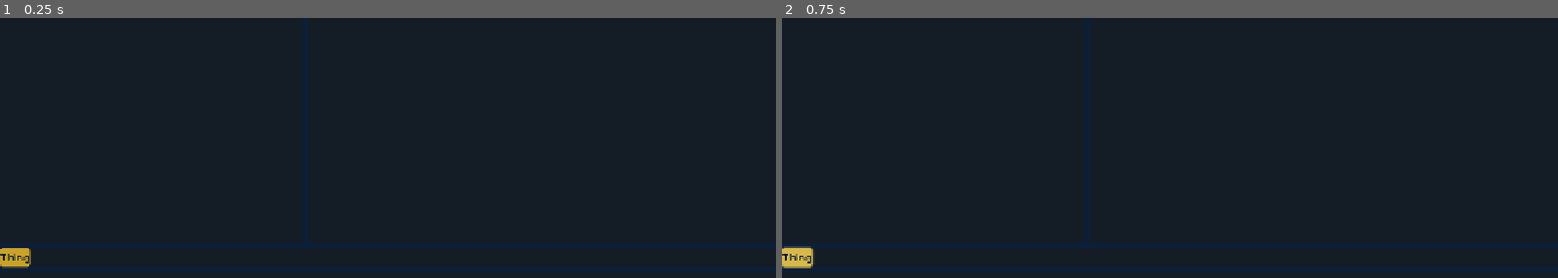
Above: before the commit, frames 1-2 (left to right).
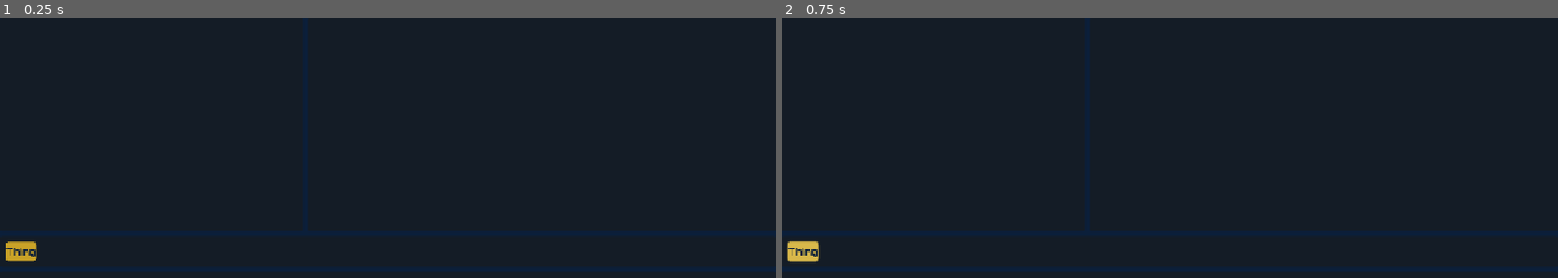
Above: after the commit, the same moments.

Repository: jollyroger182/clocked-in
Game: Godot game, scene res://scenes/level_editor/level_editor.tscn
Two runs of this game, one before a commit and one after it. Both use one fixed random seed, a clock stepped at 60 frames per second and the inputs below. This scene is started directly instead of the project's main scene.
Inputs:
- Up to frame 1 (0.25 s): no input
- Up to frame 2 (0.75 s): click "Thing" at 0.5 s

The runs differ from the first frame. In frame 1, 0.4% of the frame differs, in the area x 0-5%, y 85-97%; in frame 2, 0.4%.

Commit message:
work on the game

Diff:
--- /dev/null
+++ b/components/conductor.gd
@@ -0,0 +1,53 @@
+extends AudioStreamPlayer
+class_name Conductor
+
+@export var audio: AudioStream:
+	set(value):
+		audio = value
+		stream = value
+		audio_updated.emit(value)
+
+@export var bpm: float = 120.0
+@export var offset: float = 0.0
+@export var beats_per_bar: int = 4
+
+signal audio_updated(audio: AudioStream)
+
+signal beat(beat_count: int)
+
+var position: float = 0.0
+var beat_count: int = 0
+
+var bar := 0
+var bar_beat := 0
+
+var _last_beat_position: float = 0.0
+
+
+func pause():
+	if playing:
+		stream_paused = true
+
+
+func unpause():
+	if stream_paused:
+		stream_paused = false
+	elif not playing:
+		play()
+		_last_beat_position = offset - 60 / bpm
+		beat_count = 0
+		bar = 1
+		bar_beat = 0
+
+
+func _process(_delta: float) -> void:
+	position = get_playback_position()
+	var next_beat = _last_beat_position + 60 / bpm
+	if position >= next_beat:
+		_last_beat_position += 60 / bpm
+		beat_count += 1
+		bar_beat += 1
+		if bar_beat > beats_per_bar:
+			bar += 1
+			bar_beat = 1
+		beat.emit(beat_count)
--- /dev/null
+++ b/components/game_player/clock.gd
@@ -0,0 +1,15 @@
+extends Node2D
+
+
+# Called when the node enters the scene tree for the first time.
+func _ready() -> void:
+	pass # Replace with function body.
+
+
+func _draw() -> void:
+	pass
+
+
+# Called every frame. 'delta' is the elapsed time since the previous frame.
+func _process(delta: float) -> void:
+	pass
--- /dev/null
+++ b/components/game_player/game_player.gd
@@ -0,0 +1,27 @@
+extends Node2D
+class_name GamePlayer
+
+@export var event_source: EventSource
+@export var audio: AudioStream:
+	set(value):
+		audio = value
+		if conductor:
+			conductor.audio = value
+
+@onready var clock := $Clock
+@onready var hands := $Clock/Hands
+@onready var conductor: Conductor = $Conductor
+
+
+func _ready() -> void:
+	conductor.audio = audio
+	hands.set_event_source(event_source)
+	event_source.event.connect(print)
+
+
+func _process(_delta: float) -> void:
+	pass
+
+
+func play() -> void:
+	conductor.unpause()
--- /dev/null
+++ b/components/game_player/game_player.tscn
@@ -0,0 +1,19 @@
+[gd_scene format=3 uid="uid://ceo2bnbuv0esq"]
+
+[ext_resource type="Script" uid="uid://cnvb1c4pqlegp" path="res://components/game_player/game_player.gd" id="1_0ebuy"]
+[ext_resource type="Script" uid="uid://chmdpafvgbv8j" path="res://components/game_player/clock.gd" id="1_8tr8g"]
+[ext_resource type="Script" uid="uid://fk18melmubay" path="res://components/conductor.gd" id="2_1j3en"]
+[ext_resource type="Script" uid="uid://yyc6n7qw0h73" path="res://components/game_player/hands.gd" id="2_kewex"]
+
+[node name="GamePlayer" type="Node2D" unique_id=144519773]
+script = ExtResource("1_0ebuy")
+
+[node name="Clock" type="Node2D" parent="." unique_id=545050111]
+script = ExtResource("1_8tr8g")
+
+[node name="Hands" type="Node2D" parent="Clock" unique_id=1716259007]
+script = ExtResource("2_kewex")
+
+[node name="Conductor" type="AudioStreamPlayer" parent="." unique_id=1331506053]
+script = ExtResource("2_1j3en")
+metadata/_custom_type_script = "uid://fk18melmubay"
--- /dev/null
+++ b/components/game_player/hands.gd
@@ -0,0 +1,23 @@
+extends Node2D
+
+@export var event_source: EventSource
+
+
+# Called when the node enters the scene tree for the first time.
+func _ready() -> void:
+	if event_source:
+		set_event_source(event_source)
+
+
+func set_event_source(source: EventSource) -> void:
+	event_source = source
+	event_source.add_hand.connect(_on_add_hand)
+
+
+func _on_add_hand(data: Dictionary) -> void:
+	print("hand add ", data)
+
+
+# Called every frame. 'delta' is the elapsed time since the previous frame.
+func _process(delta: float) -> void:
+	pass
--- /dev/null
+++ b/interfaces/event_source.gd
@@ -0,0 +1,16 @@
+extends Node
+class_name EventSource
+
+signal event(data: Dictionary)
+
+signal set_background(data: Dictionary)
+signal add_hand(data: Dictionary)
+signal set_props(data: Dictionary)
+
+
+func _init() -> void:
+	event.connect(_emit_event)
+
+
+func _emit_event(data: Dictionary):
+	emit_signal(data["type"], data)
--- a/project.godot
+++ b/project.godot
@@ -8,11 +8,15 @@
 
 config_version=5
 
+[animation]
+
+compatibility/default_parent_skeleton_in_mesh_instance_3d=true
+
 [application]
 
 config/name="Clocked In"
 run/main_scene="uid://crkho5yl8tcna"
-config/features=PackedStringArray("4.5", "Forward Plus")
+config/features=PackedStringArray("4.6", "Forward Plus")
 config/icon="res://icon.svg"
 
 [autoload]
--- /dev/null
+++ b/scenes/game/event_source.gd
@@ -0,0 +1,26 @@
+extends EventSource
+class_name GameEventSource
+
+@export var player: GamePlayer
+
+@export var events: Array = []
+
+@onready var conductor := player.conductor
+
+
+func set_events(new_events: Array):
+	events = new_events.duplicate()
+
+
+func _process(_delta: float) -> void:
+	var to_delete = 0
+	for evt in events:
+		var bar = evt["bar"]
+		if conductor.bar < bar:
+			break
+		if conductor.bar == bar and conductor.bar_beat < evt.get("beat", 1):
+			break
+		event.emit(evt)
+		to_delete += 1
+	if to_delete:
+		events = events.slice(to_delete)
--- /dev/null
+++ b/scenes/game/game.gd
@@ -0,0 +1,22 @@
+extends Node2D
+
+@export var event_source: GameEventSource
+@export var player: GamePlayer
+
+var level: Dictionary
+var audio: AudioStream
+
+
+# Called when the node enters the scene tree for the first time.
+func _ready() -> void:
+	level = JSON.parse_string(FileAccess.get_file_as_string("user://level/level.json"))
+	audio = AudioStreamWAV.load_from_file("user://level/music.wav")
+
+	event_source.set_events(level["events"])
+	player.audio = audio
+	player.play()
+
+
+# Called every frame. 'delta' is the elapsed time since the previous frame.
+func _process(_delta: float) -> void:
+	pass
--- /dev/null
+++ b/scenes/game/game.tscn
@@ -0,0 +1,19 @@
+[gd_scene format=3 uid="uid://dvi7xvvj5ohae"]
+
+[ext_resource type="Script" uid="uid://cu0mnqcbu6w4l" path="res://scenes/game/game.gd" id="1_7h61r"]
+[ext_resource type="PackedScene" uid="uid://ceo2bnbuv0esq" path="res://components/game_player/game_player.tscn" id="1_sul5r"]
+[ext_resource type="Script" uid="uid://83hx1sadttqh" path="res://scenes/game/event_source.gd" id="3_0sr1o"]
+
+[node name="Game" type="Node2D" unique_id=389039367 node_paths=PackedStringArray("event_source", "player")]
+script = ExtResource("1_7h61r")
+event_source = NodePath("EventSource")
+player = NodePath("GamePlayer")
+
+[node name="GamePlayer" parent="." unique_id=144519773 node_paths=PackedStringArray("event_source") instance=ExtResource("1_sul5r")]
+position = Vector2(640, 360)
+event_source = NodePath("../EventSource")
+
+[node name="EventSource" type="Node" parent="." unique_id=264119315 node_paths=PackedStringArray("player")]
+script = ExtResource("3_0sr1o")
+player = NodePath("../GamePlayer")
+metadata/_custom_type_script = "uid://c1k4vgrlxu2q7"
--- a/scenes/level_editor/theme_toolbar.tres
+++ b/scenes/level_editor/theme_toolbar.tres
@@ -1,4 +1,17 @@
 [gd_resource type="Theme" format=3 uid="uid://bl6wwub4g5dwe"]
+
+[sub_resource type="StyleBoxFlat" id="StyleBoxFlat_660f0"]
+content_margin_left = 10.0
+content_margin_top = 10.0
+content_margin_right = 10.0
+content_margin_bottom = 10.0
+bg_color = Color(0.1, 0.1, 0.1, 0.6)
+corner_radius_top_left = 3
+corner_radius_top_right = 3
+corner_radius_bottom_right = 3
+corner_radius_bottom_left = 3
+corner_detail = 5
 
 [resource]
 default_font_size = 16
+PanelContainer/styles/panel = SubResource("StyleBoxFlat_660f0")
Not shown, added: assets/audios/calibration.wav.import
Not shown: 1 places in assets/resources/themes/base.tres that only renumber resources
Not shown, added: components/conductor.gd.uid
Not shown, added: components/game_player/clock.gd.uid
Not shown, added: components/game_player/game_player.gd.uid
Not shown, added: components/game_player/hands.gd.uid
Not shown, added: interfaces/event_source.gd.uid
Not shown, added: scenes/game/event_source.gd.uid
Not shown, added: scenes/game/game.gd.uid
Not shown: 1 places in scenes/level_editor/level_editor.tscn that only renumber resources
Not shown, added: assets/audios/calibration.wav
